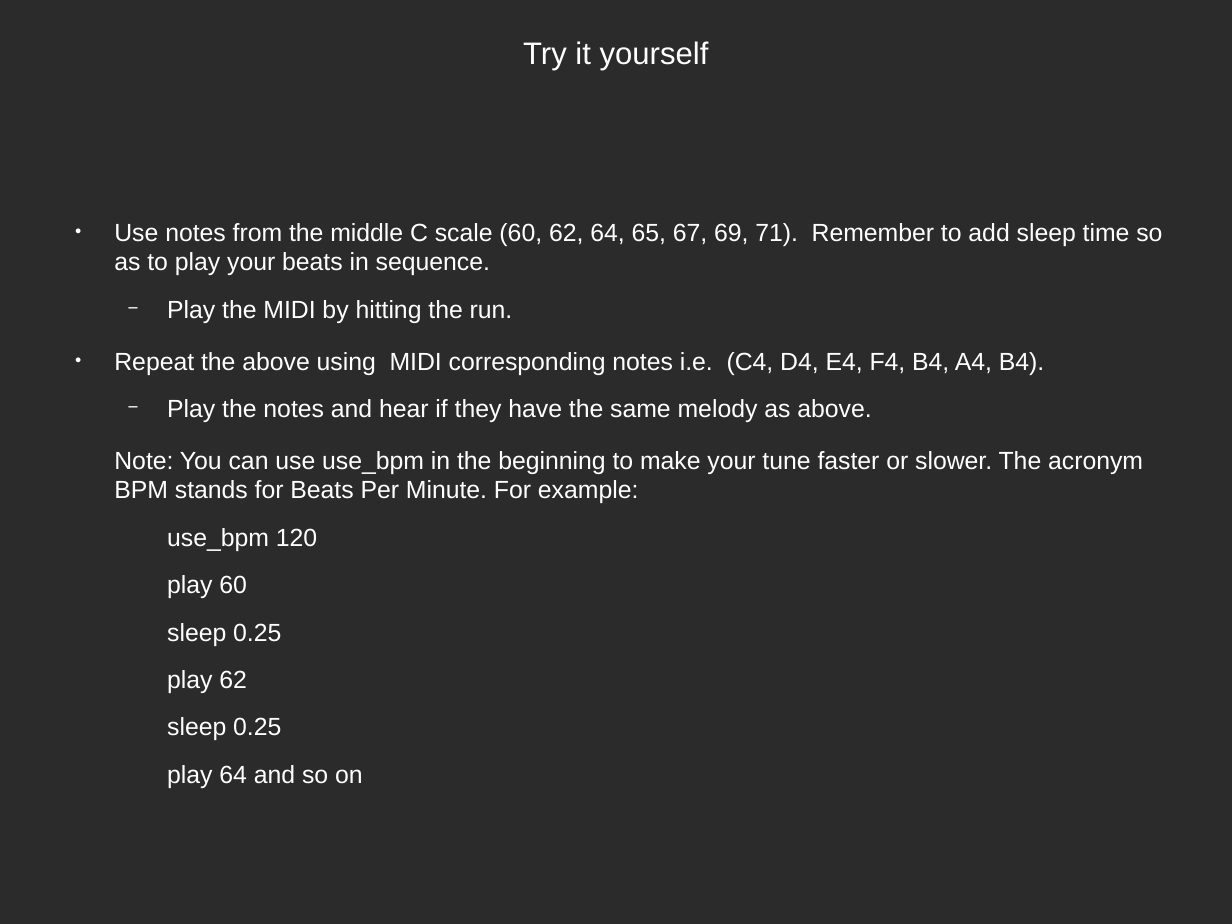
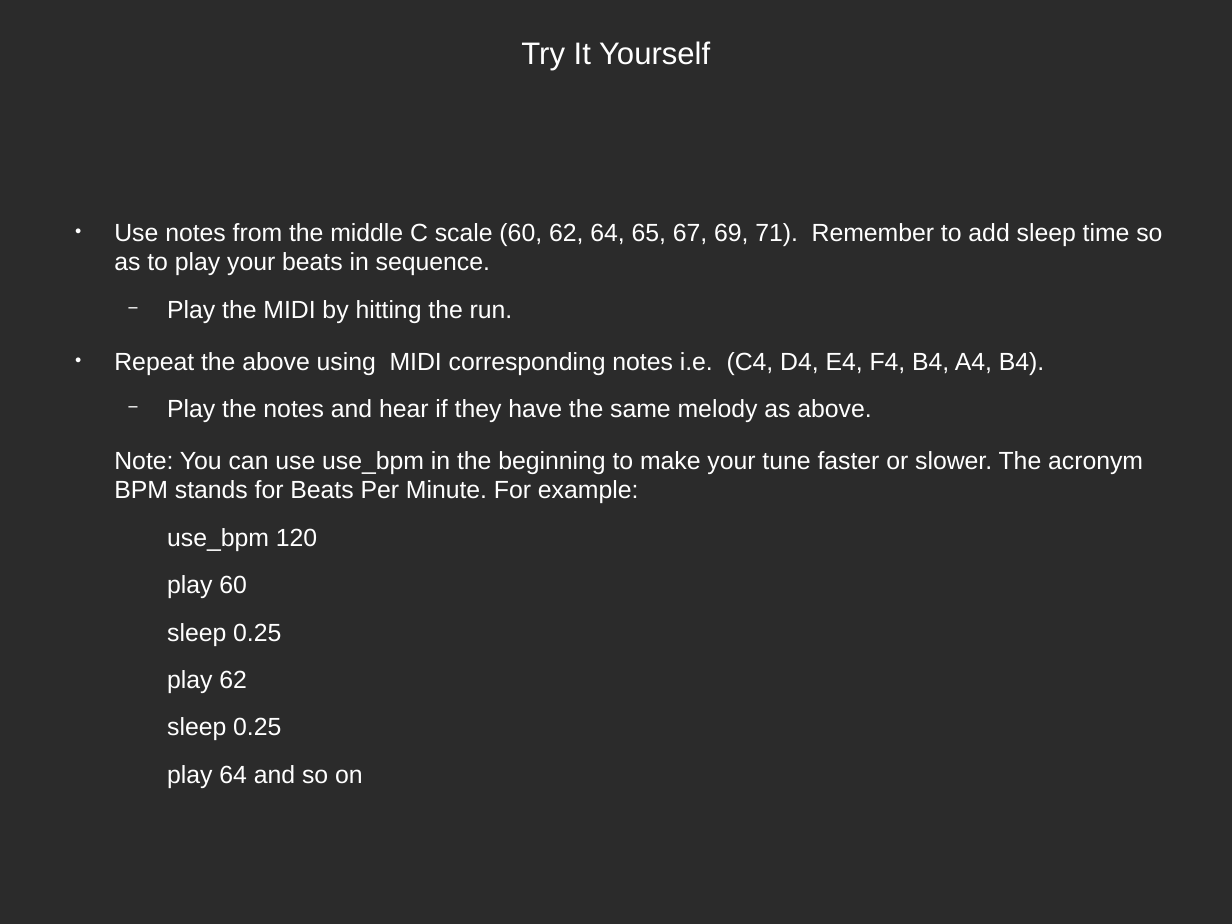
Before and after one commit to tunapanda/Sonic-Pi, a slide deck: slide 7 of Part_one/Basics Of Making Notes.odp (slide 5 before the commit). Drawn at 1232x924 pixels with LibreOffice and Linux fonts; fonts in the diff are those of the drawing; background and template pictures are left out; a plain dark background stands for a picture behind light text. Boxes give left, top, right and bottom in pixels: in the first picture for what was removed or moved away, otherwise in the second. Text is boxed around its words. In the diff, an @@ line names an element or a change of style, - is before the commit and + after.

```diff
--- a/Part_one/Basics Of Making Notes.odp
+++ b/Part_one/Basics Of Making Notes.odp
@@ title at [521,41,710,70]: text changed @@
-Try it yourself
+Try It Yourself
```
Also in this commit, not shown: 3 other slides changed, 3 slides added, 8 other files.
